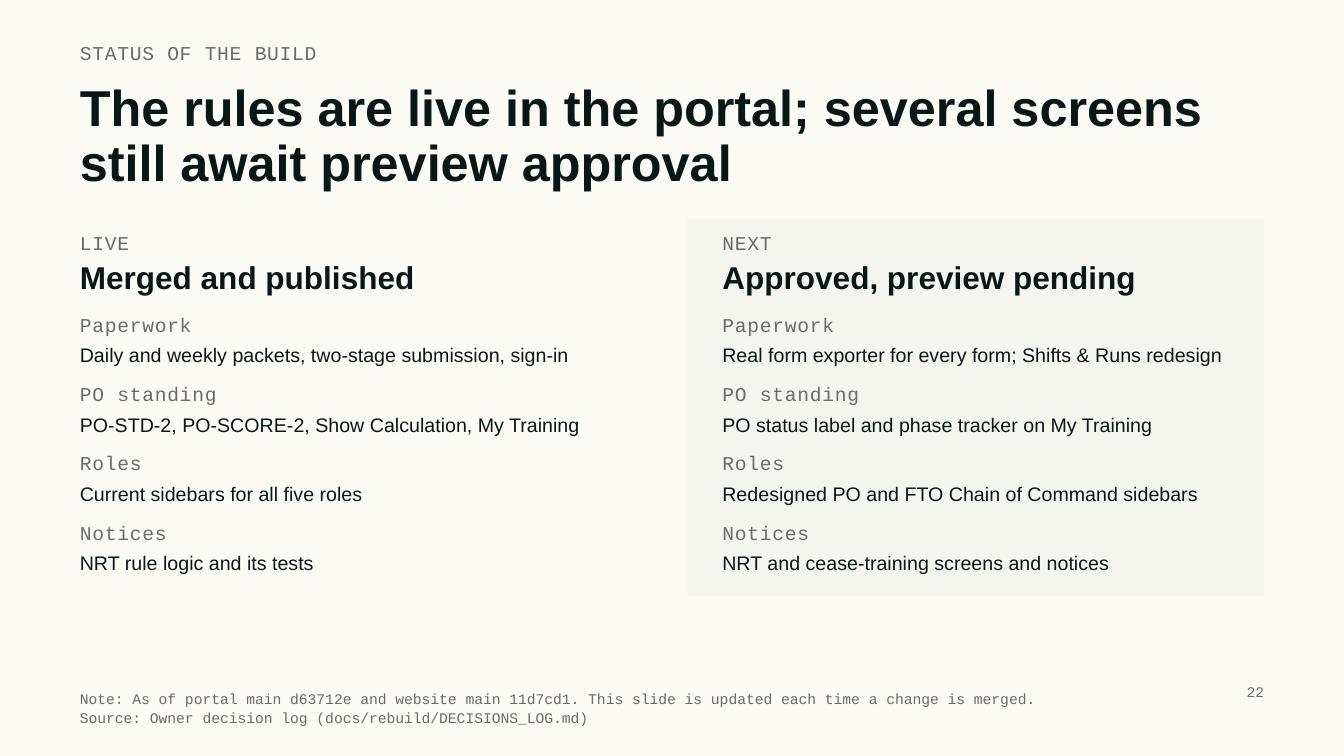
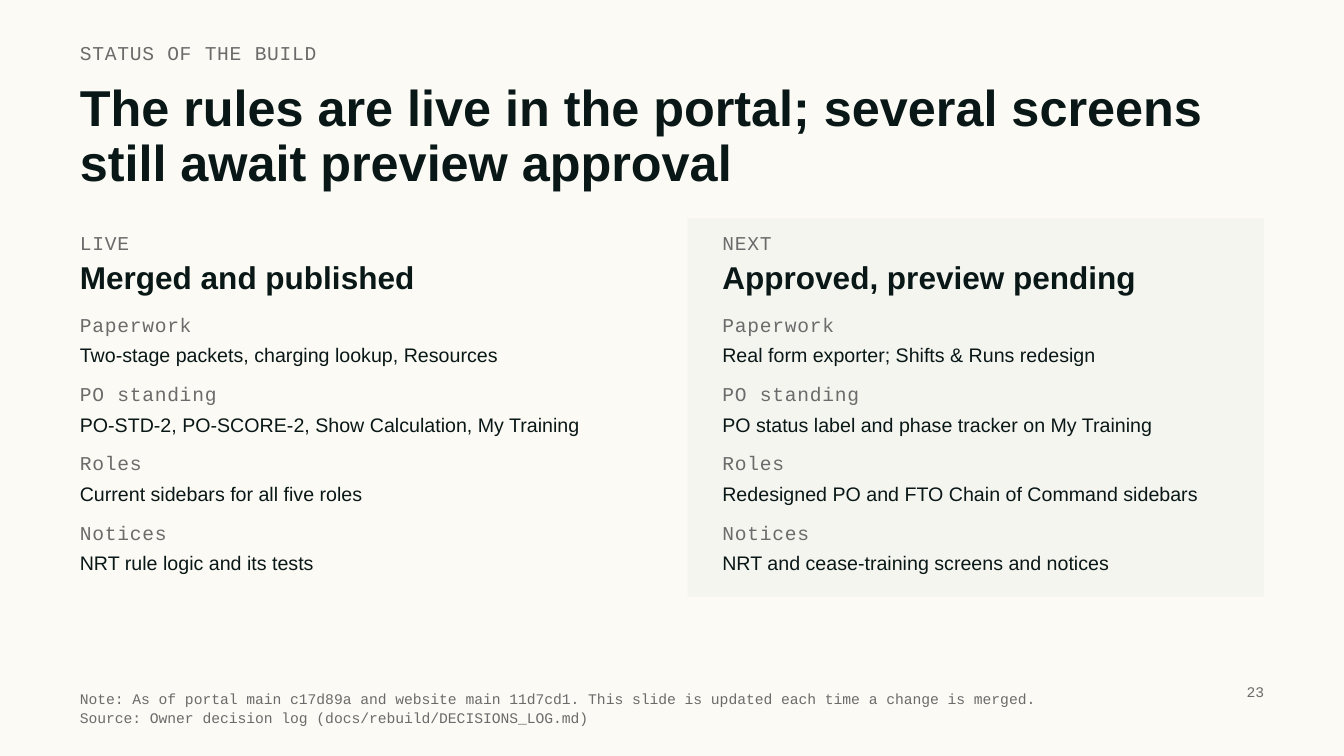
Before and after one commit to fitfo2019-dev/CPD-FTO-PORTAL, a slide deck: slide 23 of docs/training/FTO-Portal-Training-Deck.pptx (slide 22 before the commit). Drawn at 1344x756 pixels with LibreOffice and Linux fonts; fonts in the diff are those of the drawing. Boxes give left, top, right and bottom in pixels: in the first picture for what was removed or moved away, otherwise in the second. Text is boxed around its words. In the diff, an @@ line names an element or a change of style, - is before the commit and + after.

Commit message:
Training deck version 3: charging lookup and Resources slide

```diff
--- a/docs/training/FTO-Portal-Training-Deck.pptx
+++ b/docs/training/FTO-Portal-Training-Deck.pptx
@@ text at bbox=[80, 347, 498, 366]: text changed @@
-Daily and weekly packets, two-stage submission, sign-in
+Two-stage packets, charging lookup, Resources
@@ text at bbox=[722, 347, 1095, 366]: text changed @@
-Real form exporter for every form; Shifts & Runs redesign
+Real form exporter; Shifts & Runs redesign
@@ text at bbox=[1247, 687, 1265, 697]: text changed @@
-22
+23
@@ text at bbox=[80, 694, 1035, 707]: text changed @@
-Note: As of portal main d63712e and website main 11d7cd1. This slide is updated each time a change is merged.
+Note: As of portal main c17d89a and website main 11d7cd1. This slide is updated each time a change is merged.
```
Also in this commit, not shown: 3 other slides changed, 1 slide added, 1 other file.
